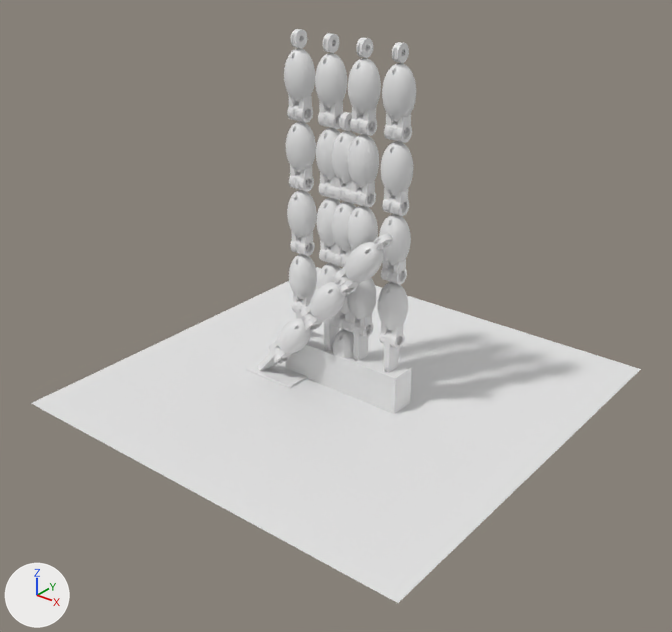
The Blender file models/hand-v3/finger_v3.blend, before and after one commit.
Rendered twice from a 50 mm camera at (0.413, -0.529, 0.357) aimed at (0.008, -0.023, 0.043). Lighting does not change. The marker at lower left points along +X, +Y and +Z. The picture after the commit comes second.

In view in the first picture: 'HJ_FLOOR', 'HJ_V3_HAND_F1_3', 'HJ_V3_HAND_F1_4', 'HJ_V3_HAND_F2_3', 'HJ_V3_HAND_F2_4', 'HJ_V3_HAND_F3_3', 'HJ_V3_HAND_F3_4', 'HJ_V3_HAND_F4_1', 'HJ_V3_HAND_F4_3', 'HJ_V3_HAND_F4_4', 'HJ_V3_HAND_T_3', 'HJ_V3_PALM', 'HJ_V3_PHALANX_1', 'HJ_V3_PHALANX_2', 'HJ_V3_PHALANX_3', 'HJ_V3_PHALANX_4' and 9 more.
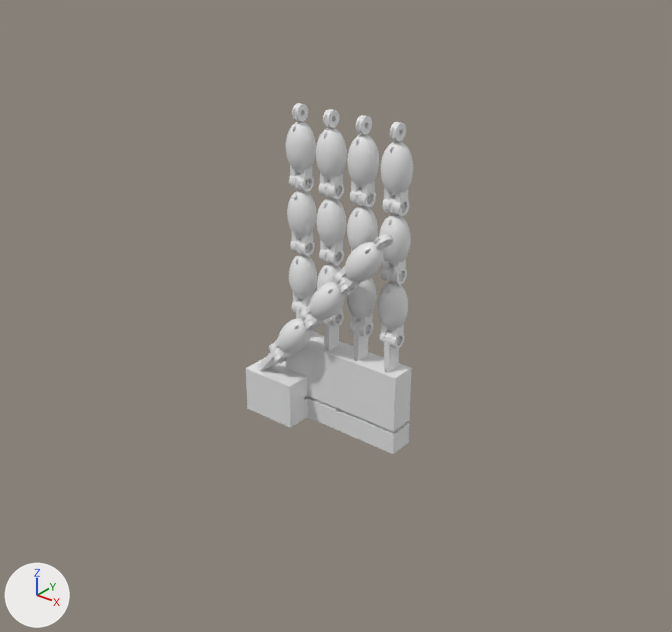
What differs and where, as boxes (x1, y1, x2, y2) in the pictures (672 x 632 px):
'HJ_FLOOR', hidden
    before: (31, 267, 641, 603)
'HJ_V3_HAND_F4_4', deleted
    before: (382, 42, 416, 143)
'HJ_V3_HAND_F3_4', deleted
    before: (348, 38, 381, 136)
'HJ_V3_HAND_F2_4', deleted
    before: (315, 33, 347, 129)
'HJ_V3_HAND_F1_4', deleted
    before: (284, 29, 315, 123)
'HJ_V3_PHALANX_4', deleted
    before: (332, 112, 357, 203)
'HJ_V3_PHALANX_3', hidden
    before: (332, 184, 356, 266)
'HJ_V3_PHALANX_1', hidden
    before: (332, 314, 354, 358)
'HJ_V3_PHALANX_2', hidden
    before: (333, 251, 350, 332)

The edits, one by one:
Object 'HJ_V3_PHALANX_1' (ob_hj_v3_phalanx_1) is now hidden.
Object 'HJ_V3_PHALANX_2' (ob_hj_v3_phalanx_2) is now hidden.
Object 'HJ_V3_PHALANX_3' (ob_hj_v3_phalanx_3) is now hidden.
Object 'HJ_V3_PHALANX_4' (ob_hj_v3_phalanx_4) is deleted.
Object 'HJ_V3_HAND_F1_4' (ob_hj_v3_hand_f1_4) is deleted.
Object 'HJ_V3_HAND_F2_4' (ob_hj_v3_hand_f2_4) is deleted.
Object 'HJ_V3_HAND_F3_4' (ob_hj_v3_hand_f3_4) is deleted.
Object 'HJ_V3_HAND_F4_4' (ob_hj_v3_hand_f4_4) is deleted.
Object 'HJ_FLOOR' (ob_hj_floor) is now hidden.
